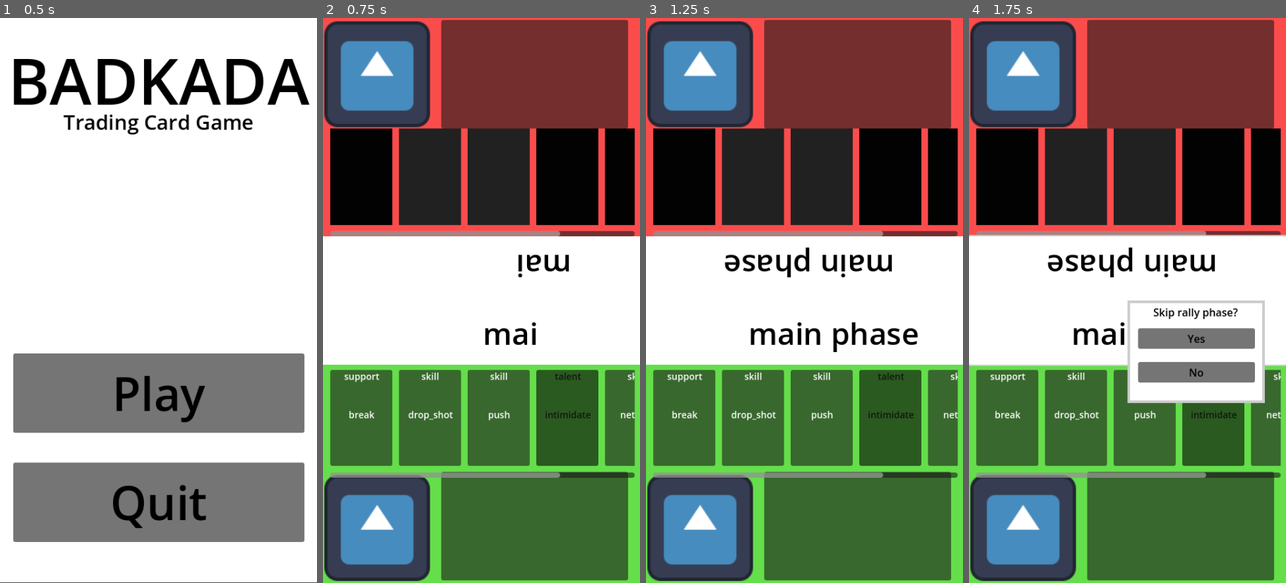
Above: before the commit, frames 1-4 (left to right).
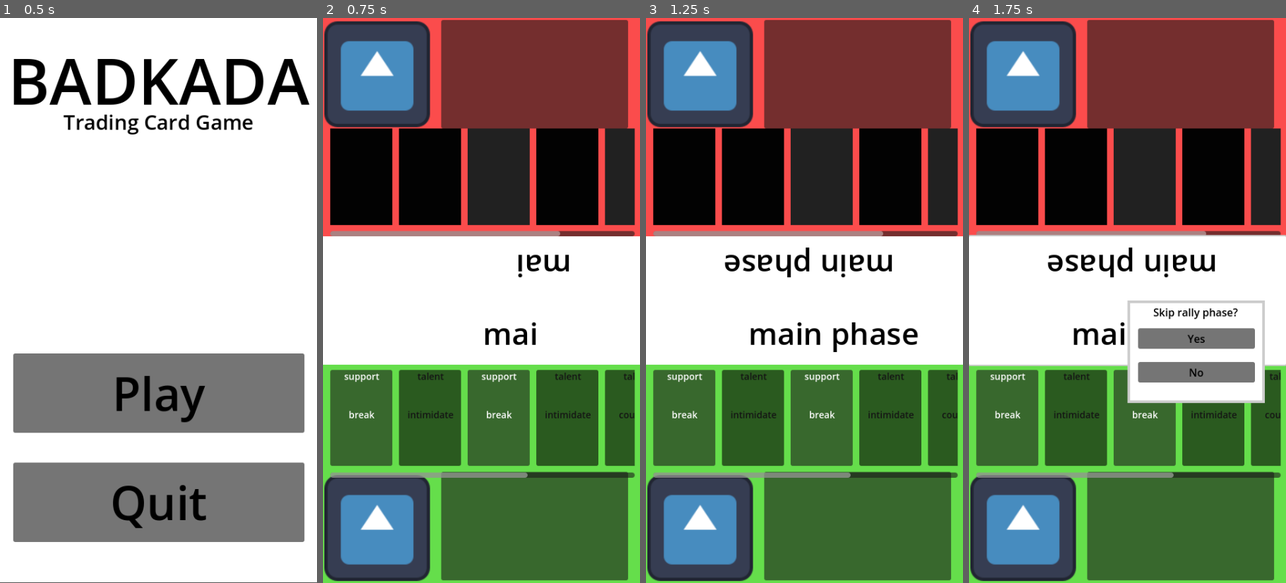
Above: after the commit, the same moments.

Repository: NotThatGhost/badkada-tcg
Game: Godot game, scene res://scenes/menus/main_menu.tscn
Same seed, same stepped clock (60 frames per second), same inputs: the game is played once before the commit and once after it. The engine's default icon, where the game draws it, is replaced by a stand-in: a white triangle on a blue panel in a dark square.
Inputs (mouse positions are in pixels of both pictures, inside the frame that each line leads up to):
- Up to frame 1 (0.5 s): no input
- Up to frame 2 (0.75 s): click "Play" at 0.5 s
- Up to frame 3 (1.25 s): no input
- Up to frame 4 (1.75 s): click (1127, 300) at 1.25 s

Frame 1 is identical in both runs. In frame 2, 5.4% of the frame differs, in the area x 24-99%, y 19-82%; in frame 3, 5.4%; in frame 4, 5.3%.

Commit message:
pre_alpha 1.2.0
Added Intimidate card functionality

Diff:
--- a/scripts/entities/card.gd
+++ b/scripts/entities/card.gd
@@ -92,7 +92,11 @@
 		"talent":
 			match card_name:
 				"intimidate":
-					pass
+					var blind_card = CardHandler.player_2_cards.pick_random()
+					CardHandler.player_1_cards.append(blind_card)
+					CardHandler.player_2_cards.erase(blind_card)
+					CardHandler.emit_signal("player_remove_card", 2, blind_card)
+					CardHandler.player_draw_new_card(card_owner, 1, blind_card)
 				"deception":
 					pass
 				"anticipate":
--- a/scripts/entities/card_holder.gd
+++ b/scripts/entities/card_holder.gd
@@ -5,8 +5,13 @@
 func _ready() -> void:
 	#get_player_owner()
 	CardHandler.connect("player_draw_card", add_card_to_hand)
+	CardHandler.connect("player_remove_card", remove_card_from_hand)
 
 func add_card_to_hand(player_number: int, card_to_add = null):
 	if player_number == player_owner:
 		print("adding new card to player: ", player_owner)
 		self.add_child(card_to_add)
+
+func remove_card_from_hand(player_number:int, card_to_remove = null):
+	if player_number == player_owner:
+		self.get_node(card_to_remove).queue_free()
--- a/scripts/levels_and_menus/main_scene.gd
+++ b/scripts/levels_and_menus/main_scene.gd
@@ -7,6 +7,8 @@
 	CardHandler.player_draw_new_card(1, 6)
 	CardHandler.player_draw_new_card(2, 6)
 	TurnAndPhaseHandler.next_phase()
+
+	CardHandler.player_draw_new_card(1, 1, "intimidate")
 
 func _physics_process(delta: float) -> void:
 	pass
--- a/scripts/singletons/card_handler.gd
+++ b/scripts/singletons/card_handler.gd
@@ -72,7 +72,7 @@
 ]
 
 signal player_draw_card # call with player number and instanced node
-
+signal player_remove_card # call with player number and card name
 #var card_names = [
 	#"intimidate",
 	#"deception",
@@ -87,7 +87,8 @@
 	reset_deck()
 
 func reset_deck():
-	game_use_deck = permanent_deck
+	game_use_deck = permanent_deck.duplicate(true)
+	permanent_deck.make_read_only()
 	print("resetting deck")
 
 func get_card_type_from_name(card_name:String):
@@ -102,11 +103,37 @@
 	else:
 		print("shits fucked with the cards")
 
-func player_draw_new_card(player:int, amount:int):
+func player_draw_new_card(player:int, amount:int, specific_card = null):
 	print("Starting draw deck size: ", game_use_deck.size())
 	if game_use_deck.size() == 0:
 		print("AHHHH TRYIN TO DRAW A CARD CANT DO IT DECKS EMPTY")
 		return
+
+	if specific_card != null:
+		print("Specific card isnt null")
+		#print(permanent_deck.has(specific_card))
+		if permanent_deck.has(specific_card) == true:
+			var i = 0
+			while i < amount:
+				print("permanent deck has specific card")
+				var new_card_name = specific_card
+				var new_card_type = get_card_type_from_name(new_card_name)
+				var new_card = NEW_CARD_PATH.instantiate()
+				new_card.card_name = new_card_name
+				new_card.card_type = card_types[new_card_type]
+				new_card.card_owner = player
+				new_card.name = new_card_name
+				emit_signal("player_draw_card", player, new_card)
+				match player:
+					1:
+						player_1_cards.append(new_card.card_name)
+					2:
+						player_2_cards.append(new_card.card_name)
+				i += 1
+			return
+			print("THIS SHOULD BE A RETURN BUT ISNT")
+
+
 	var i = 0
 	while i < amount:
 		var new_card_name = game_use_deck.pick_random()
@@ -115,13 +142,14 @@
 		new_card.card_name = new_card_name
 		new_card.card_type = card_types[new_card_type]
 		new_card.card_owner = player
+		new_card.name = new_card_name
 		emit_signal("player_draw_card", player, new_card)
 		match player:
 			1:
-				player_1_cards.append(new_card.card_type)
+				player_1_cards.append(new_card.card_name)
 			2:
-				player_2_cards.append(new_card.card_type)
-		game_use_deck.erase(new_card.card_name)
+				player_2_cards.append(new_card.card_name)
+		#game_use_deck.erase(new_card.card_name)
 		i += 1
 	print("Ending draw deck size: ", game_use_deck.size())
 
